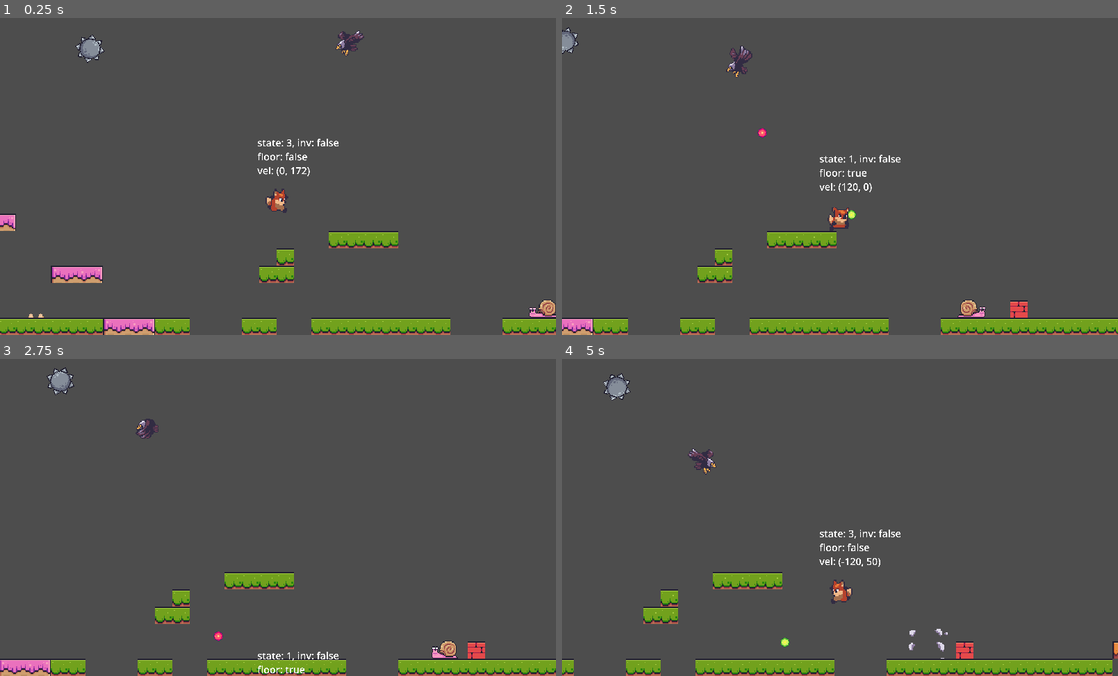
Above: before the commit, frames 1-4 (two rows, left to right).
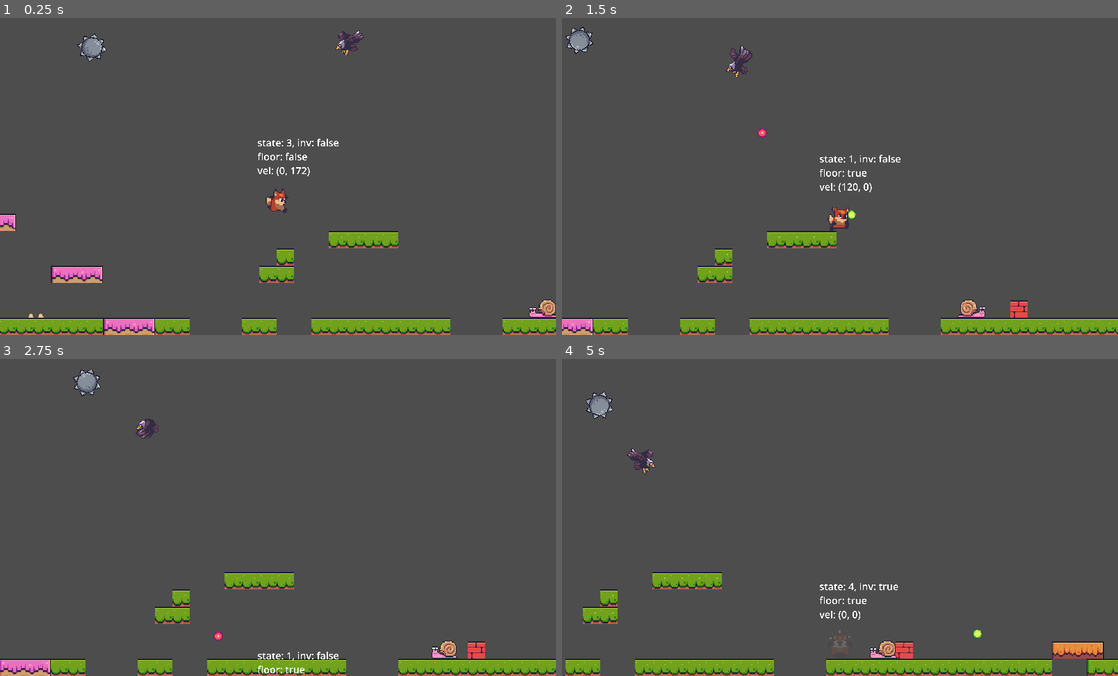
Above: after the commit, the same moments.

Repository: justknick/FoxyAntics
Game: Godot game, scene res://scenes/level_base/level_base.tscn
Two runs of this game, one before a commit and one after it. Both use one fixed random seed, a clock stepped at 60 frames per second and the inputs below.
Inputs:
- Up to frame 1 (0.25 s): no input
- Up to frame 2 (1.5 s): hold D (right) from 0.53 s (still down); tap Space (jump) at 0.6, 0.77, 1.07 s; tap Ctrl (shoot) at 1.35 s
- Up to frame 3 (2.75 s): tap Space (jump) at 1.52, 1.55, 1.82, 2.1 s; release D (right) at 2.03 s; hold A (left) from 2.03 s (still down)
- Up to frame 4 (5 s): release A (left) at 2.78 s; hold D (right) 2.78-4.28 s; tap Ctrl (shoot) at 2.85, 4.35 s; tap Space (jump) at 3.02, 3.05, 3.32, 3.6, 3.77, 4.07, 4.52, 4.55, 4.82 s; hold A (left) from 4.28 s (still down)

The runs differ from the first frame. In frame 1, 0.2% of the frame differs, in the area x 13-20%, y 4-15%; in frame 2, 0.3%; in frame 3, 0.6%; in frame 4, 8.2%, in the area x 0-100%, y 4-100%.

Commit message:
Section 155.29 - Hurt State //

Diff:
--- a/scenes/enemy/enemy_base.tscn
+++ b/scenes/enemy/enemy_base.tscn
@@ -12,7 +12,7 @@
 scale = Vector2(0.75, 0.75)
 
 [node name="Hitbox" type="Area2D" parent="."]
-collision_layer = 0
+collision_layer = 4
 collision_mask = 8
 
 [node name="CollisionShape2D" type="CollisionShape2D" parent="Hitbox"]
--- a/scenes/game_objects/bullet/bullet_base.gd
+++ b/scenes/game_objects/bullet/bullet_base.gd
@@ -32,5 +32,5 @@
 
 
 func _on_area_entered(area: Area2D) -> void:
-	print("bullet hit ", area)
+	#print("bullet hit ", area)
 	queue_free()
--- a/scenes/level_base/level_base.tscn
+++ b/scenes/level_base/level_base.tscn
@@ -12,7 +12,7 @@
 
 [sub_resource type="Curve2D" id="Curve2D_vdb3g"]
 _data = {
-"points": PackedVector2Array(-0.0201702, 21.9697, 0.0201702, …(129 unchanged characters)… -33.0638, -7.67465, 33.0638, 212, -156, -11.9724, 15.5961, 11.9724, -15.5961, 144, -172, 4.91177, 6.23844, -4.91177, -6.23844, 115, -235, -11.0707, 14.4468, 11.0707, -14.4468, 117, -258)
+"points": PackedVector2Array(-0.0201702, 21.9697, 0.0201702, …(129 unchanged characters)… -33.0638, -7.67465, 33.0638, 212, -156, 17.8095, 22.2771, -17.8095, -22.2771, 35.0813, -130.253, -10.1726, 6.23844, 10.1726, -6.23844, 52.6245, -223.341, -11.0707, 14.4468, 11.0707, -14.4468, 117, -258)
 }
 point_count = 7
 
--- a/scenes/player/player.gd
+++ b/scenes/player/player.gd
@@ -8,6 +8,7 @@
 const RUN_SPEED: float = 120.0
 const MAX_FALL: float = 400.0
 const JUMP_VELOCITY: float = -260.0
+const HURT_JUMP_VELOCITY: Vector2 = Vector2(0, -130.0)
 
 @onready var sprite_2d: Sprite2D = $Sprite2D
 @onready var animation_player: AnimationPlayer = $AnimationPlayer
@@ -15,7 +16,7 @@
 @onready var shooter: Node2D = $Shooter
 @onready var invincible_player: AnimationPlayer = $InvinciblePlayer
 @onready var invincible_timer: Timer = $InvincibleTimer
-
+@onready var hurt_timer: Timer = $HurtTimer
 
 var _state: PlayerState
 var _direction: Vector2 = Vector2.RIGHT
@@ -55,6 +56,9 @@
 
 
 func input_movement() -> void:
+	if _state == PlayerState.HURT:
+		return
+
 	velocity.x = 0
 
 	if Input.is_action_pressed("left") == true:
@@ -122,9 +126,14 @@
 			animation_player.play("fall")
 		PlayerState.HURT:
 			animation_player.play("hurt")
+			apply_hurt_jump()
 
 
 func calculate_state() -> void:
+	# if player is hurt, do nothing
+	if _state == PlayerState.HURT:
+		return
+
 	# if player is on the floor/platform
 	if is_on_floor() == true:
 		# on floor - no movement
@@ -157,22 +166,32 @@
 	_invincible = true
 	invincible_player.play("invincible")
 	invincible_timer.start()
-	set_state(PlayerState.HURT)
-	#set_physics_process(false)
+	#apply_hurt_jump()
+
+
+func apply_hurt_jump() -> void:
+	velocity = HURT_JUMP_VELOCITY
+	hurt_timer.start()
 
 
 func apply_hit() -> void:
 	if _invincible == true:
 		return
 	go_invincible()
+	set_state(PlayerState.HURT)
 
 
 func _on_hitbox_area_entered(area: Area2D) -> void:
-	print("player just got hit by: ", area)
+	#print("player just got hit by: ", area)
 	apply_hit()
 
 
 func _on_invincible_timer_timeout() -> void:
 	_invincible = false
 	invincible_player.stop()
-	#set_physics_process(true)
+	#print("invincibility done")
+
+
+func _on_hurt_timer_timeout() -> void:
+	set_state(PlayerState.IDLE)
+	#print("hurt -> idle")
--- a/scenes/player/player.tscn
+++ b/scenes/player/player.tscn
@@ -118,6 +118,21 @@
 "run": SubResource("Animation_3s36x")
 }
 
+[sub_resource type="Animation" id="Animation_cw2wa"]
+length = 0.001
+tracks/0/type = "value"
+tracks/0/imported = false
+tracks/0/enabled = true
+tracks/0/path = NodePath("Sprite2D:self_modulate")
+tracks/0/interp = 1
+tracks/0/loop_wrap = true
+tracks/0/keys = {
+"times": PackedFloat32Array(0),
+"transitions": PackedFloat32Array(1),
+"update": 0,
+"values": [Color(1, 1, 1, 1)]
+}
+
 [sub_resource type="Animation" id="Animation_noqst"]
 resource_name = "invincible"
 length = 0.4
@@ -134,21 +149,6 @@
 "transitions": PackedFloat32Array(1, 1, 1),
 "update": 0,
 "values": [Color(1, 1, 1, 1), Color(1, 1, 1, 0), Color(1, 1, 1, 1)]
-}
-
-[sub_resource type="Animation" id="Animation_cw2wa"]
-length = 0.001
-tracks/0/type = "value"
-tracks/0/imported = false
-tracks/0/enabled = true
-tracks/0/path = NodePath("Sprite2D:self_modulate")
-tracks/0/interp = 1
-tracks/0/loop_wrap = true
-tracks/0/keys = {
-"times": PackedFloat32Array(0),
-"transitions": PackedFloat32Array(1),
-"update": 0,
-"values": [Color(1, 1, 1, 1)]
 }
 
 [sub_resource type="AnimationLibrary" id="AnimationLibrary_obmmx"]
@@ -200,6 +200,10 @@
 wait_time = 3.0
 one_shot = true
 
+[node name="HurtTimer" type="Timer" parent="."]
+wait_time = 2.0
+one_shot = true
+
 [node name="Sprite2D" type="Sprite2D" parent="."]
 texture = ExtResource("1_cajbo")
 hframes = 19
@@ -218,4 +222,5 @@
 shape = SubResource("CapsuleShape2D_m4i3x")
 
 [connection signal="timeout" from="InvincibleTimer" to="." method="_on_invincible_timer_timeout"]
+[connection signal="timeout" from="HurtTimer" to="." method="_on_hurt_timer_timeout"]
 [connection signal="area_entered" from="Hitbox" to="." method="_on_hitbox_area_entered"]
